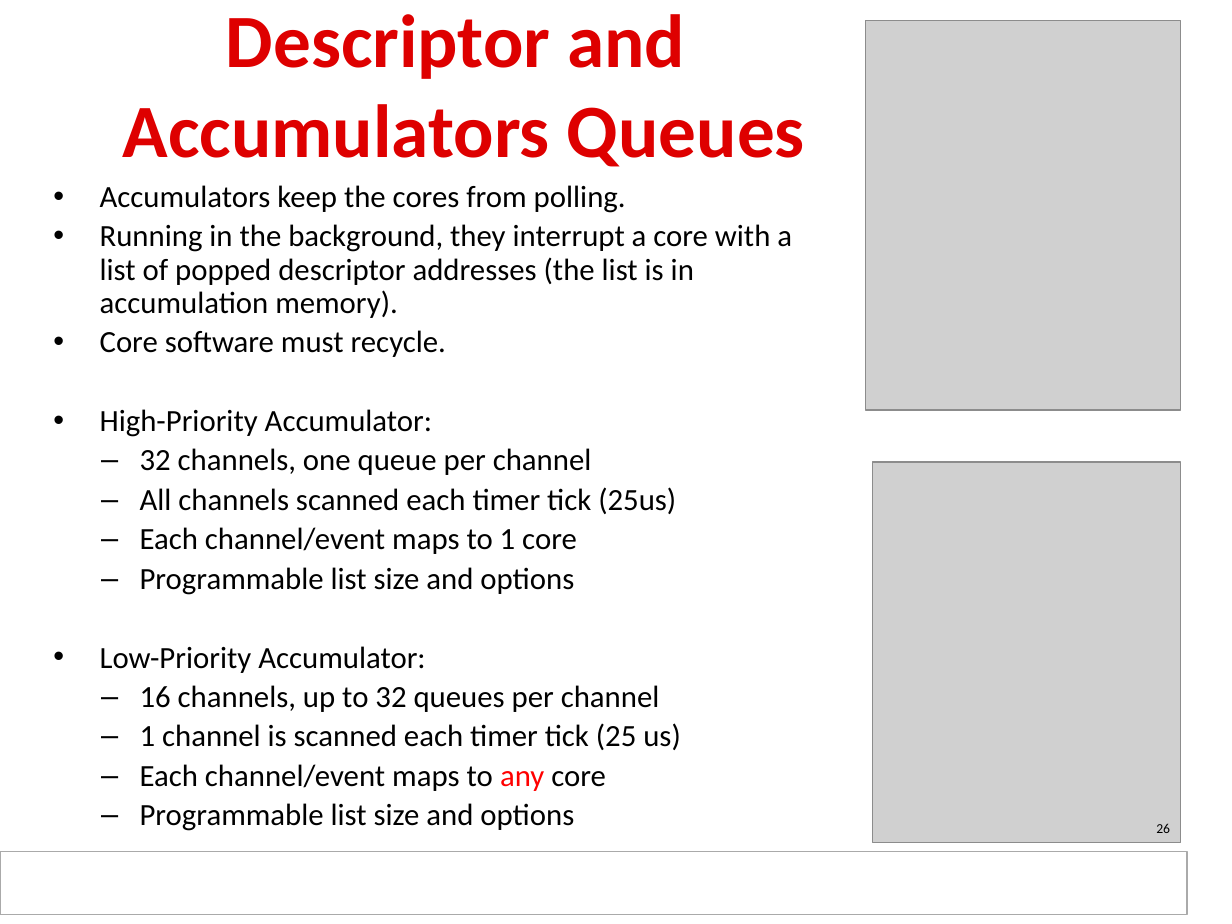
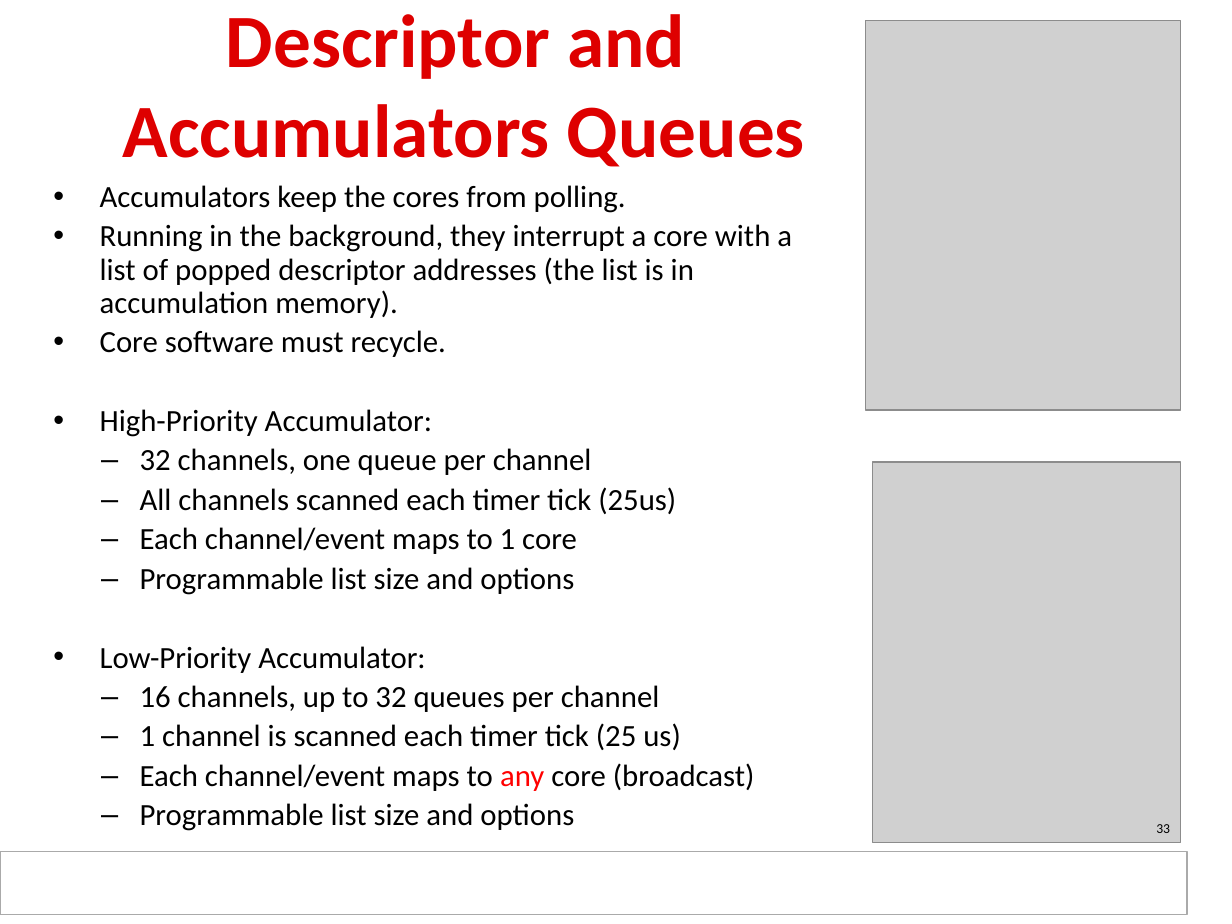
Before and after one commit to hari1989/keystone-workshop, a slide deck: slide 33 of slides/KeyStone Multicore Navigator.pptx (slide 26 before the commit). Drawn at 1232x924 pixels with LibreOffice and Linux fonts; fonts in the diff are those of the drawing; grey boxes stand for pictures; background and template pictures are left out. Boxes give left, top, right and bottom in pixels: in the first picture for what was removed or moved away, otherwise in the second. Text is boxed around its words. In the diff, an @@ line names an element or a change of style, - is before the commit and + after.

```diff
--- a/slides/KeyStone Multicore Navigator.pptx
+++ b/slides/KeyStone Multicore Navigator.pptx
@@ text at bbox=[140, 763, 755, 791]: text changed @@
-  – Each channel/event maps to any core
+  – Each channel/event maps to any core (broadcast)
@@ page number at bbox=[1156, 824, 1170, 833]: text changed @@
-26
+33
```
Also in this commit, not shown: 10 other slides changed, 13 slides added, 4 slides removed.
